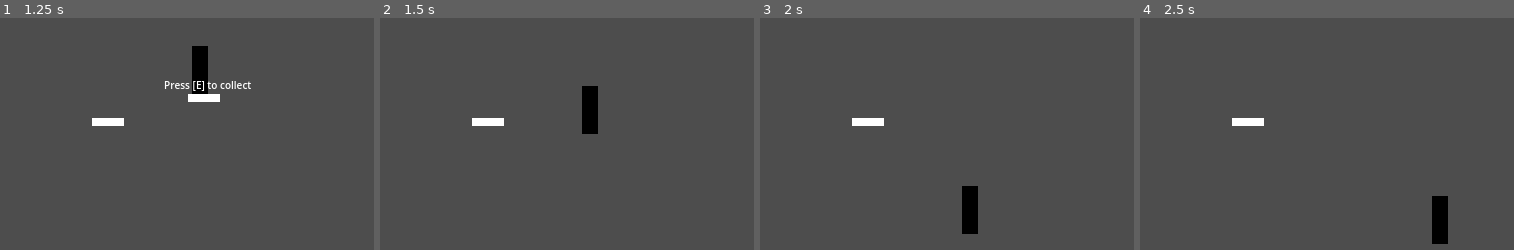
Above: before the commit, frames 1-4 (left to right).
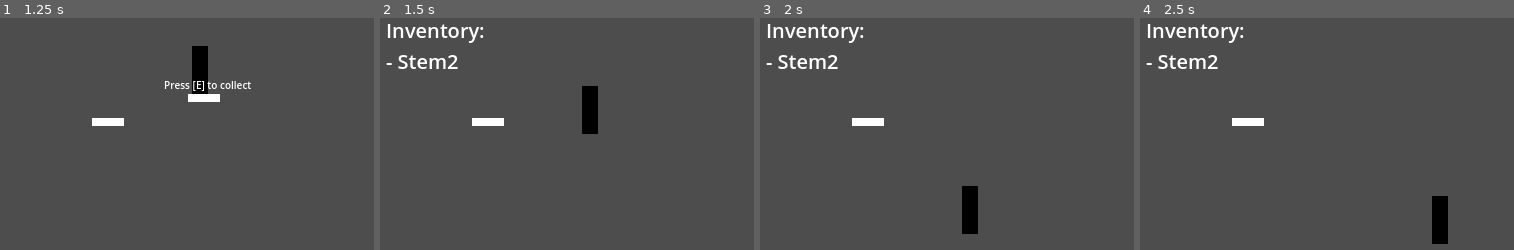
Above: after the commit, the same moments.

Repository: Easygoing-JS/gdcsript_intro
Game: Godot game, scene res://scenes/main.tscn
Two runs of this game, one before a commit and one after it. Both use one fixed random seed, a clock stepped at 60 frames per second and the inputs below.
Inputs:
- Up to frame 1 (1.25 s): tap Enter at 0.5 s; hold Right (ui_right) from 0.53 s (still down); tap E (interact) at 0.6 s
- Up to frame 2 (1.5 s): tap E (interact) at 1.25, 1.35 s; release Right (ui_right) at 1.28 s; hold Down (ui_down) from 1.28 s (still down)
- Up to frame 3 (2 s): keep holding Down (ui_down)
- Up to frame 4 (2.5 s): release Down (ui_down) at 2.03 s; hold Right (ui_right) from 2.03 s (still down); tap E (interact) at 2.1 s

Frame 1 is identical in both runs. In frame 2, 1.2% of the frame differs, in the area x 1-28%, y 2-22%; in frame 3, 1.2%; in frame 4, 1.2%.
Error before the commit: Attempt to call function 'has_method' in base 'null instance' on a null instance. (res://scripts/player.gd:20)

Commit message:
Update player.gd

Diff:
--- a/scripts/player.gd
+++ b/scripts/player.gd
@@ -6,7 +6,7 @@
 var inventory: Array = []
 
 # Добавлено: ссылка на UI
-@onready var ui = $ui
+@onready var ui = $UI
 
 const  SPEED := 200
 
